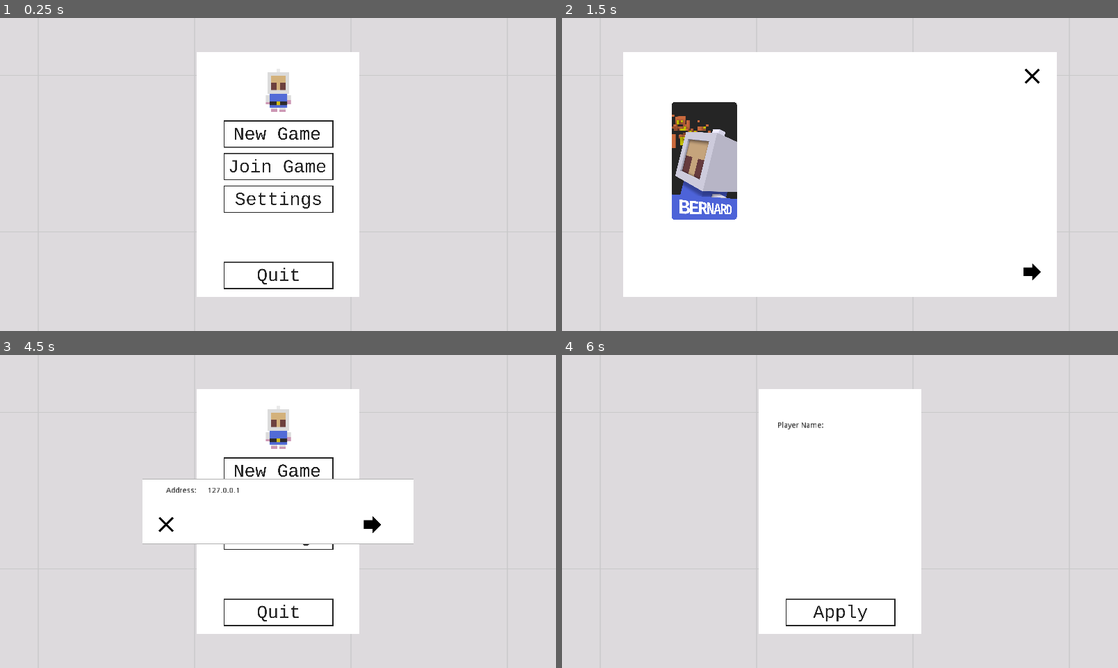
Above: before the commit, frames 1-4 (two rows, left to right).
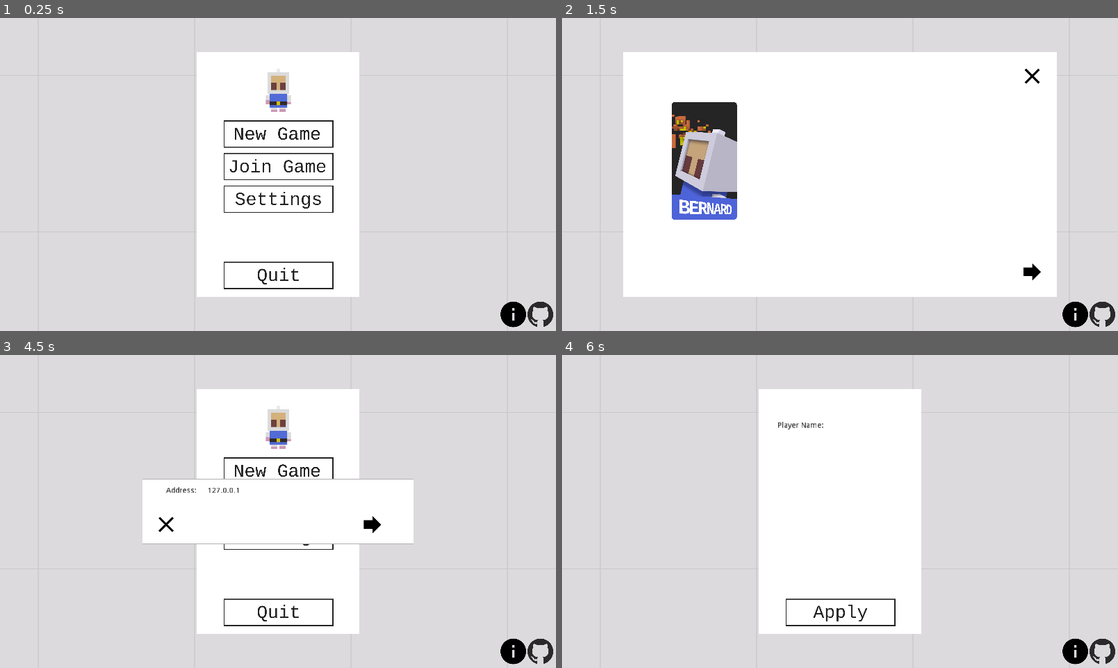
Above: after the commit, the same moments.

Repository: AmarOk1412/Eksplode.re
Game: Godot game, scene res://src/Lobby.tscn
The game is run twice, just before and just after one commit, with the same random seed, the same clock (stepped at 60 frames per second) and the same inputs. Sound files missing from this copy of the repository are replaced by a short silence.
Inputs (mouse positions are in pixels of both pictures, inside the frame that each line leads up to):
- Up to frame 1 (0.25 s): no input
- Up to frame 2 (1.5 s): click (1073, 315) at 0.52 s; click (840, 133) at 1.25 s
- Up to frame 3 (4.5 s): click (472, 608) at 2 s; click (472, 608) at 2.75 s; click (472, 414) at 3.5 s; click (278, 502) at 4.25 s
- Up to frame 4 (6 s): click (728, 524) at 5 s; click (840, 536) at 5.75 s

The runs differ from the first frame. In frame 1, 0.5% of the frame differs, in the area x 47-100%, y 26-99%; in frame 2, 0.5%; in frame 3, 0.5%; in frame 4, 0.5%.
Error in both runs: Assertion failed. (res://src/gamestate.gd:117)

Commit message:
misc: add link to github and credits
Issue: #26

Diff:
--- a/src/Lobby.gd
+++ b/src/Lobby.gd
@@ -174,3 +174,9 @@
 func _on_LobbySound_finished():
 	if self.is_visible_in_tree():
 		$LobbySound.play()
+
+func _on_Github_pressed():
+	OS.shell_open("https://github.com/AmarOk1412/Eksplode.re")
+
+func _on_Credits_pressed():
+	OS.shell_open("https://github.com/AmarOk1412/Eksplode.re/blob/master/LICENSE.md")
--- a/src/Lobby.tscn
+++ b/src/Lobby.tscn
@@ -29,6 +29,8 @@
 [ext_resource path="res://Media/Sprites/Lobby/bg.png" type="Texture" id=27]
 [ext_resource path="res://Media/Sounds/One Man Symphony - Royalty Free Soundtrack Collection - 27 Vertical Cities.wav" type="AudioStream" id=28]
 [ext_resource path="res://Media/Fonts/FiraSans-Ultra.otf" type="DynamicFontData" id=29]
+[ext_resource path="res://Media/Sprites/Lobby/github.png" type="Texture" id=30]
+[ext_resource path="res://Media/Sprites/Lobby/credits.png" type="Texture" id=31]
 
 [sub_resource type="StyleBoxFlat" id=1]
 bg_color = Color( 1, 1, 1, 1 )
@@ -123,7 +125,7 @@
 position = Vector2( 150, 70 )
 scale = Vector2( 0.33, 0.33 )
 frames = SubResource( 3 )
-frame = 3
+frame = 10
 playing = true
 
 [node name="Settings" type="Panel" parent="."]
@@ -311,6 +313,22 @@
 custom_fonts/font = SubResource( 11 )
 custom_colors/font_color = Color( 1, 1, 1, 1 )
 text = "PREVIEW"
+
+[node name="Github" type="TextureButton" parent="."]
+margin_left = 970.0
+margin_top = 520.0
+margin_right = 1170.0
+margin_bottom = 720.0
+rect_scale = Vector2( 0.25, 0.25 )
+texture_normal = ExtResource( 30 )
+
+[node name="Credits" type="TextureButton" parent="."]
+margin_left = 920.0
+margin_top = 520.0
+margin_right = 1120.0
+margin_bottom = 720.0
+rect_scale = Vector2( 0.25, 0.25 )
+texture_normal = ExtResource( 31 )
 [connection signal="pressed" from="MainScreen/Host" to="." method="_on_Host_pressed"]
 [connection signal="pressed" from="MainScreen/Join" to="." method="_on_Join_pressed"]
 [connection signal="pressed" from="MainScreen/Settings" to="." method="_on_Settings_pressed"]
@@ -321,3 +339,5 @@
 [connection signal="pressed" from="JoinPopup/JoinRoom" to="." method="_on_JoinRoom_pressed"]
 [connection signal="pressed" from="JoinPopup/Cancel" to="." method="_on_JoinCancel_pressed"]
 [connection signal="finished" from="LobbySound" to="." method="_on_LobbySound_finished"]
+[connection signal="pressed" from="Github" to="." method="_on_Github_pressed"]
+[connection signal="pressed" from="Credits" to="." method="_on_Credits_pressed"]
Binary file added: Media/Sprites/Lobby/credits.png
Binary file added: Media/Sprites/Lobby/github.png
Not shown: 1 places in src/Lobby.tscn that only renumber resources
